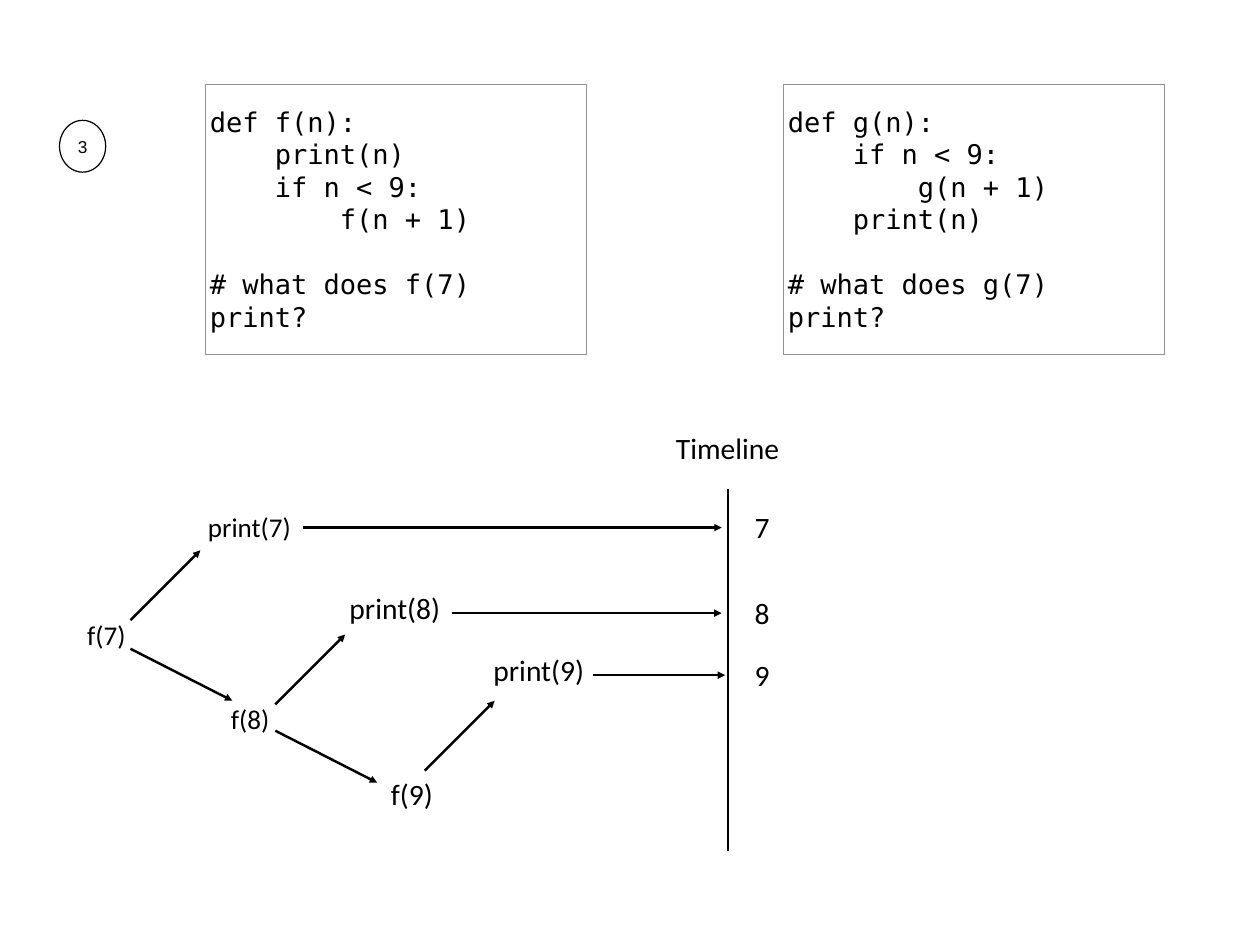
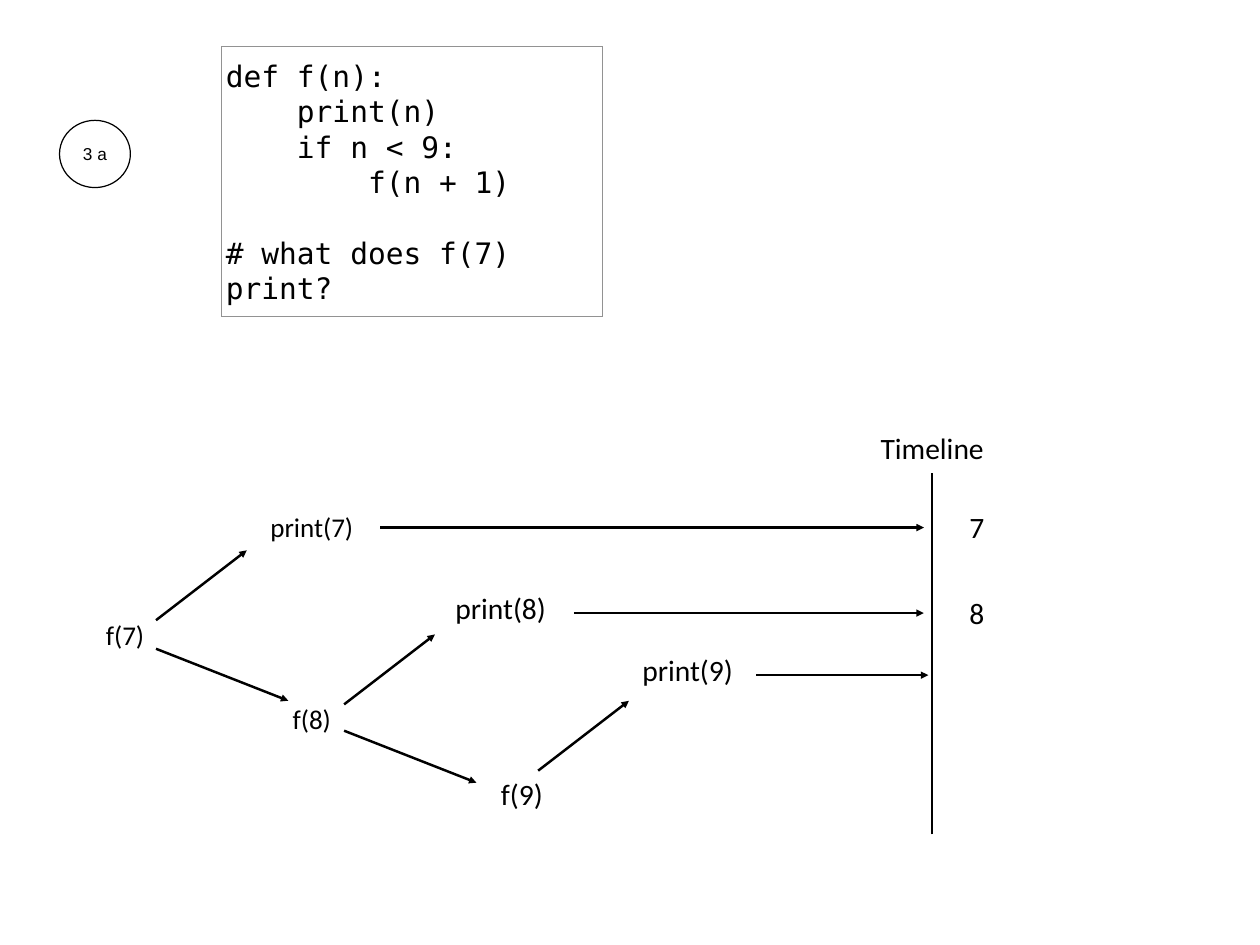
Before and after one commit to Jsus00G/CS-320-Projects-P, a slide deck: slide 86 of lecture-material/07-Recursion_and_Graphs/07-recursion-worksheet-solution.pptx (slide 39 before the commit). Drawn at 1260x945 pixels with LibreOffice and Linux fonts; fonts in the diff are those of the drawing. Boxes give left, top, right and bottom in pixels: in the first picture for what was removed or moved away, otherwise in the second. Text is boxed around its words. In the diff, an @@ line names an element or a change of style, - is before the commit and + after.

```diff
--- a/lecture-material/07-Recursion_and_Graphs/07-recursion-worksheet-solution.pptx
+++ b/lecture-material/07-Recursion_and_Graphs/07-recursion-worksheet-solution.pptx
@@ rectangle "def f(n):": place and size @@
-rectangle "def f(n):" at [205, 84, 587, 354]
+rectangle "def f(n):" at [221, 47, 603, 317]
@@ rectangle "def f(n):" at [221, 47, 603, 317]: size 22 to 24 pt @@
@@ rectangle removed at [783, 84, 1165, 354] @@
-def g(n):
-if n < 9:
-g(n + 1)
-print(n)
-# what does g(7) print?
@@ ellipse "3 a": place and size @@
-ellipse "3 a" at [59, 121, 105, 172]
+ellipse "3 a" at [59, 121, 130, 188]
@@ text in ellipse at [83, 148, 107, 160]: text changed @@
-3
+3 a
@@ text "Timeline": place and size @@
-text "Timeline" at [676, 438, 779, 460]
+text "Timeline" at [881, 438, 984, 460]
@@ line moved from (728, 851) - (728, 489) to (932, 835) - (932, 473) @@
@@ text "print(7)": place and size @@
-text "print(7)" at [208, 517, 291, 542]
+text "print(7)" at [270, 517, 353, 542]
@@ text "7": place and size @@
-text "7" at [755, 519, 770, 538]
+text "7" at [969, 519, 984, 538]
@@ arrow moved from (303, 527) - (722, 527) to (380, 527) - (924, 527) @@
@@ arrow moved from (130, 620) - (200, 550) to (156, 620) - (247, 550) @@
@@ text "print(8)": place and size @@
-text "print(8)" at [349, 597, 440, 624]
+text "print(8)" at [455, 597, 546, 624]
@@ text "8": place and size @@
-text "8" at [755, 604, 770, 625]
+text "8" at [969, 603, 984, 625]
@@ text "f(7)": place and size @@
-text "f(7)" at [87, 625, 125, 649]
+text "f(7)" at [106, 625, 144, 649]
@@ arrow moved from (453, 613) - (722, 613) to (574, 613) - (924, 613) @@
@@ arrow moved from (130, 649) - (232, 701) to (156, 649) - (288, 701) @@
@@ arrow moved from (276, 704) - (346, 634) to (344, 704) - (435, 634) @@
@@ text "print(9)": place and size @@
-text "print(9)" at [493, 659, 584, 686]
+text "print(9)" at [642, 659, 733, 686]
@@ text removed at [755, 667, 770, 686] @@
-9
@@ arrow moved from (593, 675) - (726, 675) to (757, 675) - (929, 675) @@
@@ text "f(8)": place and size @@
-text "f(8)" at [231, 709, 269, 733]
+text "f(8)" at [293, 709, 331, 733]
@@ arrow moved from (424, 771) - (494, 701) to (538, 771) - (629, 701) @@
@@ arrow moved from (276, 731) - (377, 782) to (344, 731) - (477, 782) @@
@@ text "f(9)": place and size @@
-text "f(9)" at [391, 783, 433, 809]
+text "f(9)" at [501, 783, 543, 809]
```
Also in this commit, not shown: 44 other slides changed, 90 slides added, 4 slides removed, 5 other files.
